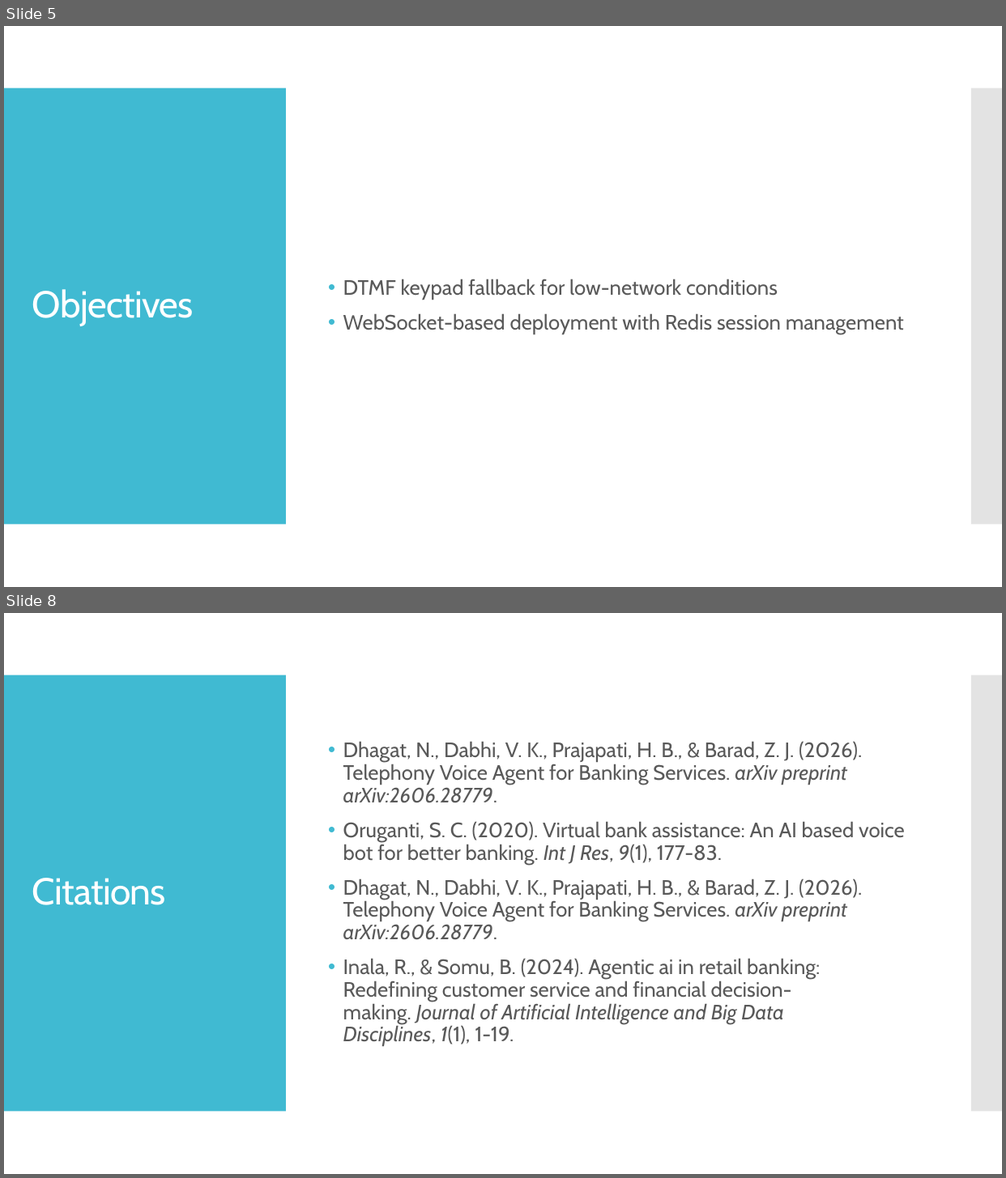
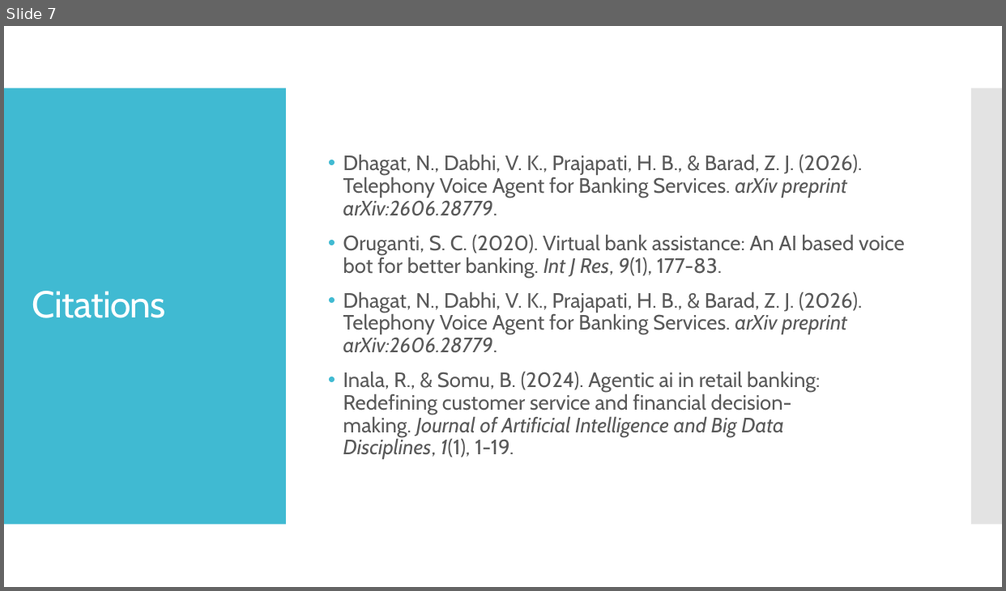
Before and after one commit to AryanArora13/Project-work, a slide deck: Zeroth review- Voice AI.pptx. Shown one above the other, each under a label of ours: slides 5 and 8 before the commit, slide 7 after it; the slides between them are not shown. The pictures are 1006x1178 and 1006x591 pixels, drawn with LibreOffice and Linux fonts; fonts in the diff are those of the drawing. Boxes give left, top, right and bottom in pixels: in the first picture for what was removed or moved away, otherwise in the second. Text is boxed around its words. In the diff, an @@ line names an element or a change of style, - is before the commit and + after.

```diff
--- a/Zeroth review- Voice AI.pptx
+++ b/Zeroth review- Voice AI.pptx
@@ slide 5 removed at box(4, 26, 1002, 587), background #FFFFFF; not listed: 2 template elements that a slide beside it also shows @@
@@ title removed at box(32, 289, 194, 327) @@
-Objectives
@@ text removed at box(343, 279, 904, 335) @@
-• DTMF keypad fallback for low-network conditions
-• WebSocket-based deployment with Redis session management
@@ what was slide 8 is now slide 7 @@
```
Also in this commit, not shown: 6 slides changed, 1 other file.
